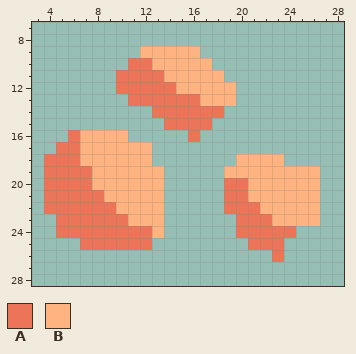
One commit to this pixel-art sprite: sprites/blocks/environment/env-ore-a-1.png. This is how it looked before the edit.
The file is 32x32 pixels. Shown: x 3..28, y 7..28.
Palette (. is transparent): A #ec7459  B #ffb381
Pixels before, first column x 4:
 9 ........BBBBB..........
10 .......AABBBBB.........
11 ......AAAABBBBB........
12 ......AAAAABBBBB.......
13 .......AAAAAABBB.......
14 .........AAAAAA........
15 ..........AAAA.........
16 ..ABBBB.....A..........
17 .AABBBBBB..............
18 AAABBBBBB.......BBBB...
19 AAAABBBBBB.....BBBBBBBB
20 AAAABBBBBB.....AABBBBBB
21 AAAAABBBBB.....AABBBBBB
22 AAAAAABBBB.....AAABBBBB
23 .AAAAAABBB......AAABBBB
24 .AAAAAAAAB......AAAAA..
25 ...AAAAAA........AAA...
26 ...................A...
After:
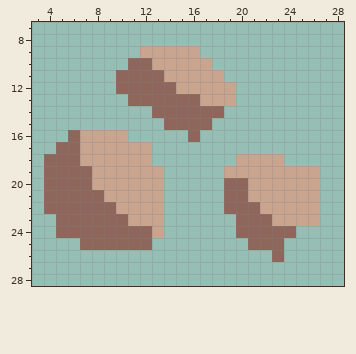
Change:
Colour A changes from #ec7459 to #8f665b.
Colour B changes from #ffb381 to #c9a58f.
Boxes around the changes in both pictures, in picture pixels (x1, y1, x2, y2):
changed: (44, 46, 320, 262)
